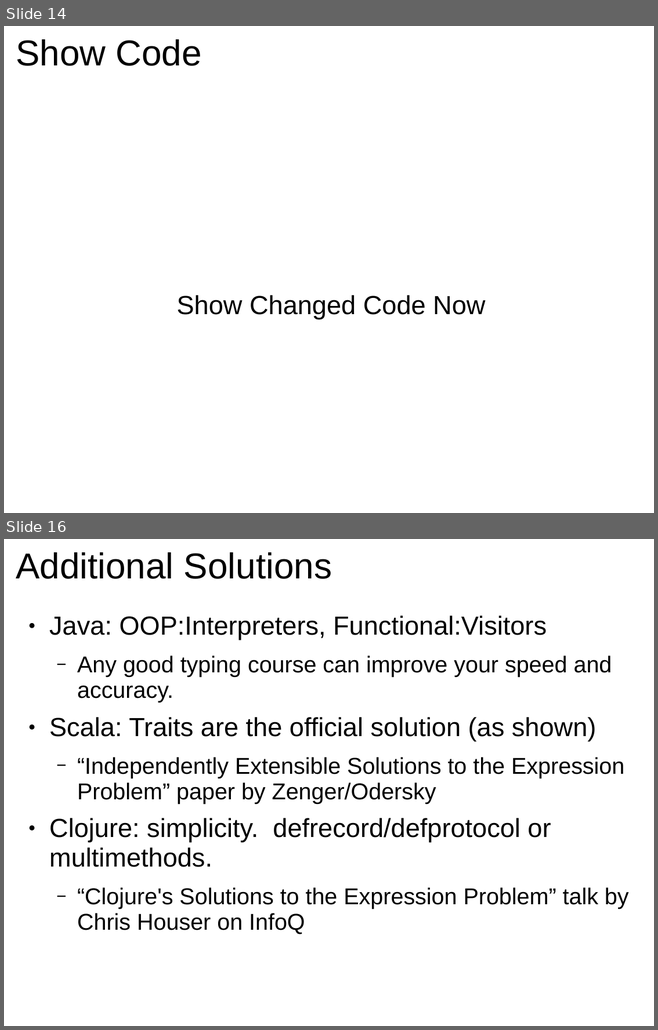
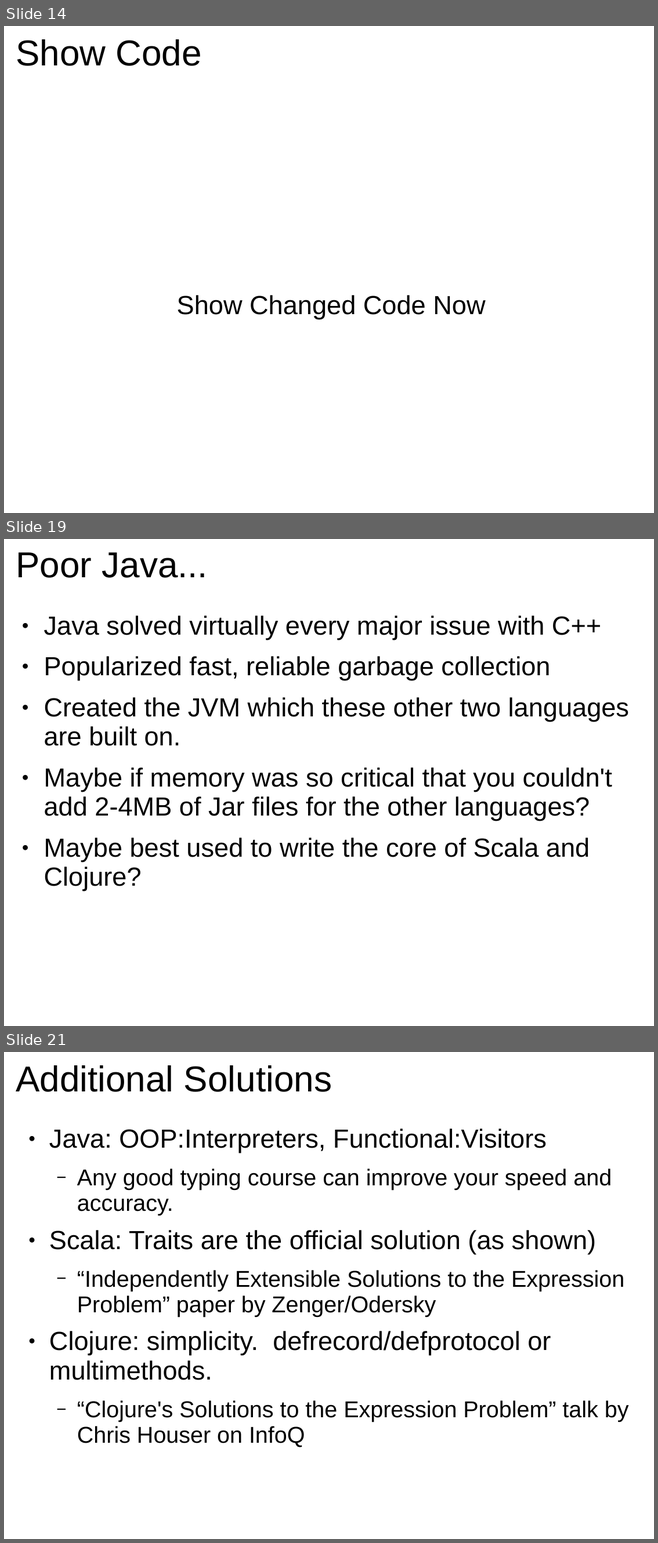
Before and after one commit to GlenKPeterson/refactJavaScalaCloj, a slide deck: refactJavaScalaCloj.ppt. Shown one above the other, each under a label of ours: slides 14 and 16 before the commit, slides 14, 19 and 21 after it; the slides between them are not shown. The pictures are 658x1030 and 658x1543 pixels, drawn with LibreOffice and Linux fonts; fonts in the diff are those of the drawing. Boxes give left, top, right and bottom in pixels: in the first picture for what was removed or moved away, otherwise in the second. Text is boxed around its words. In the diff, an @@ line names an element or a change of style, - is before the commit and + after.

```diff
--- a/refactJavaScalaCloj.ppt
+++ b/refactJavaScalaCloj.ppt
@@ slide 19 added at (4, 539, 654, 1026), background #FFFFFF @@
@@ title added at (16, 552, 208, 578), 44 pt, text #000000 @@
+Poor Java...
@@ text added at (44, 616, 629, 891), 32 pt, text #000000 @@
+● Java solved virtually every major issue with C++
+● Popularized fast, reliable garbage collection
+● Created the JVM which these other two languages are built on.
+● Maybe if memory was so critical that you couldn't add 2-4MB of Jar files for the other languages?
+● Maybe best used to write the core of Scala and Clojure?
@@ what was slide 16 is now slide 21 @@
```
Also in this commit, not shown: 4 slides changed, 4 other slides added.
